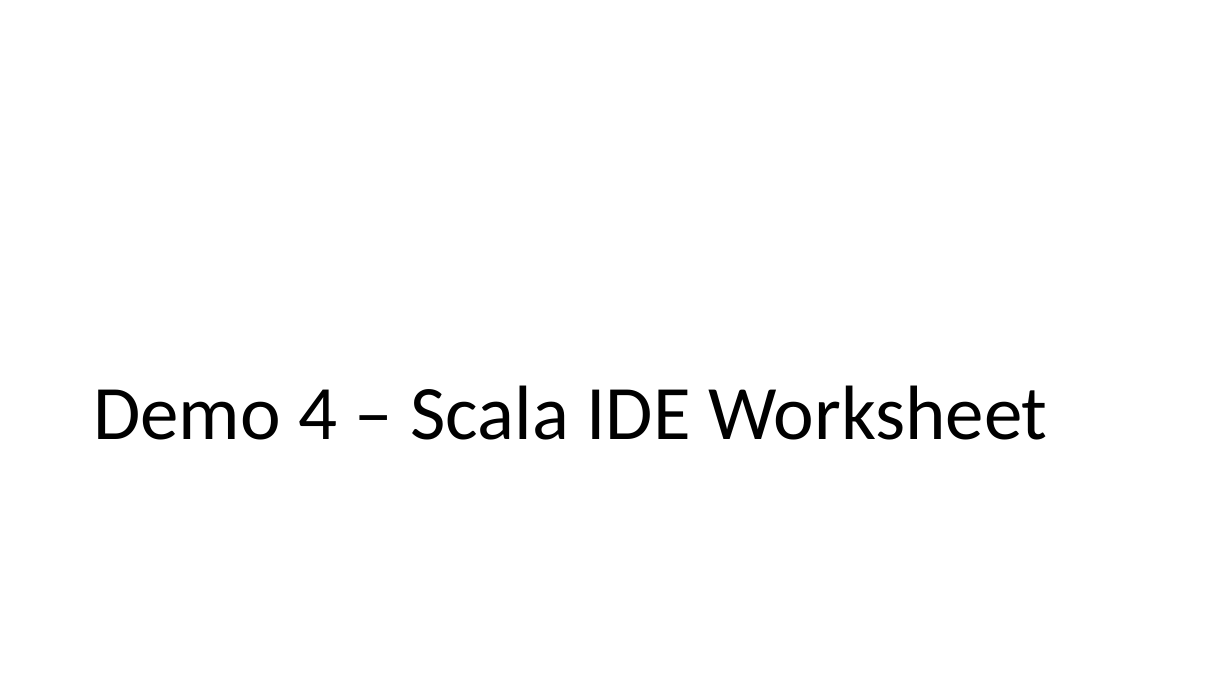
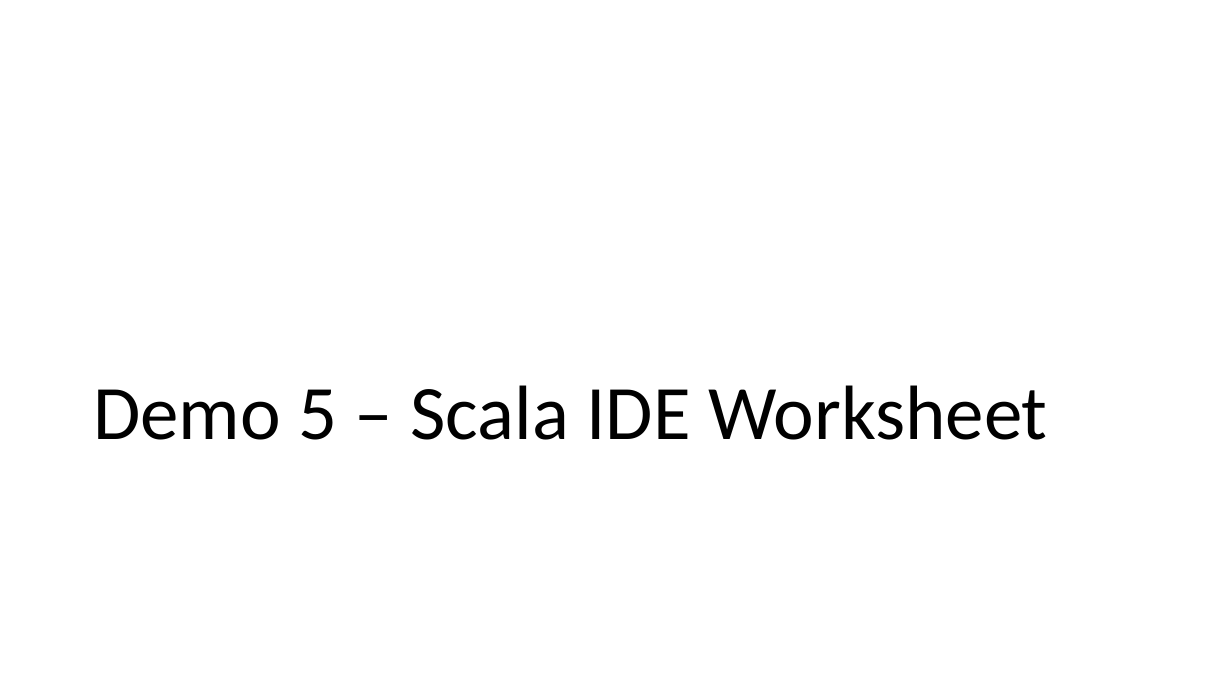
Before and after one commit to alexandrejbr/Scala.FirstSteps.Demos, a slide deck: slide 10 of Scala First Steps.pptx (slide 9 before the commit). Drawn at 1232x693 pixels with LibreOffice and Linux fonts; fonts in the diff are those of the drawing. Boxes give left, top, right and bottom in pixels: in the first picture for what was removed or moved away, otherwise in the second. Text is boxed around its words. In the diff, an @@ line names an element or a change of style, - is before the commit and + after.

```diff
--- a/Scala First Steps.pptx
+++ b/Scala First Steps.pptx
@@ title at <box>93,385,1047,440</box>: text changed @@
-Demo 4 – Scala IDE Worksheet
+Demo 5 – Scala IDE Worksheet
```
Also in this commit, not shown: 4 other slides changed, 1 slide added.
